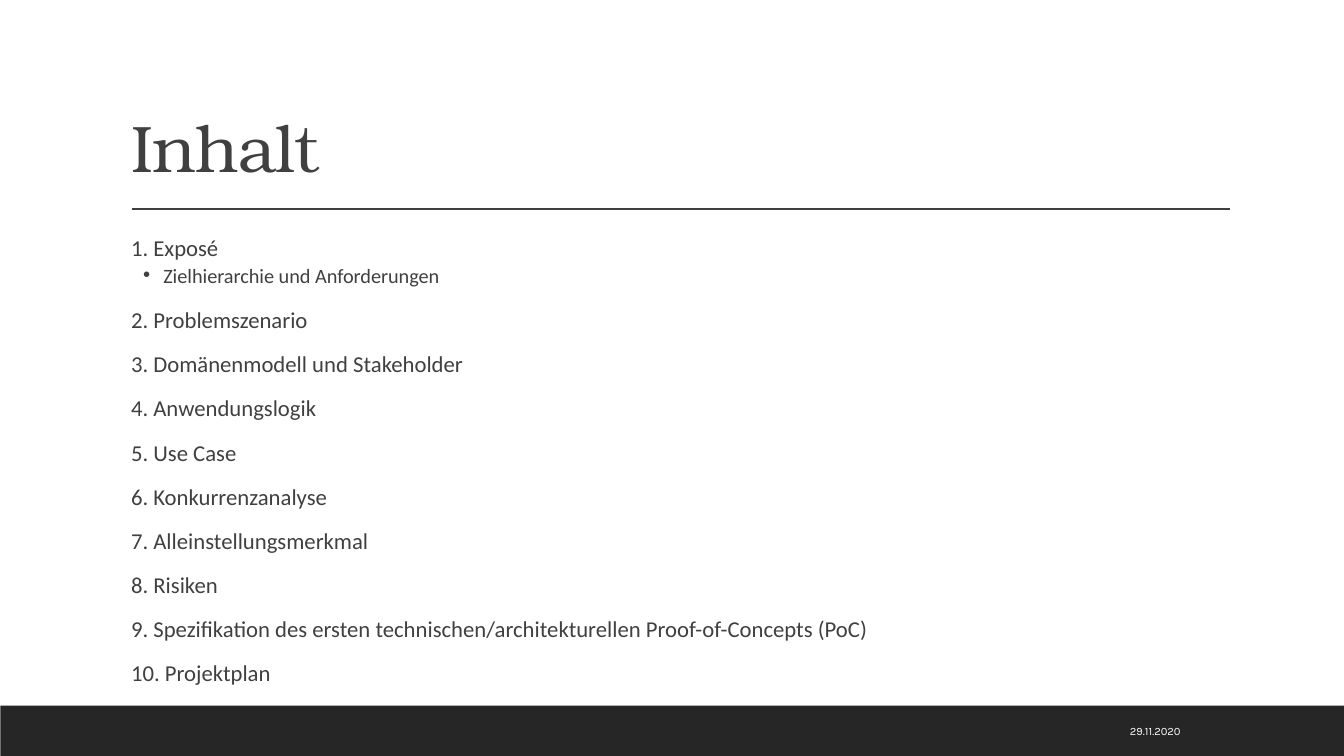
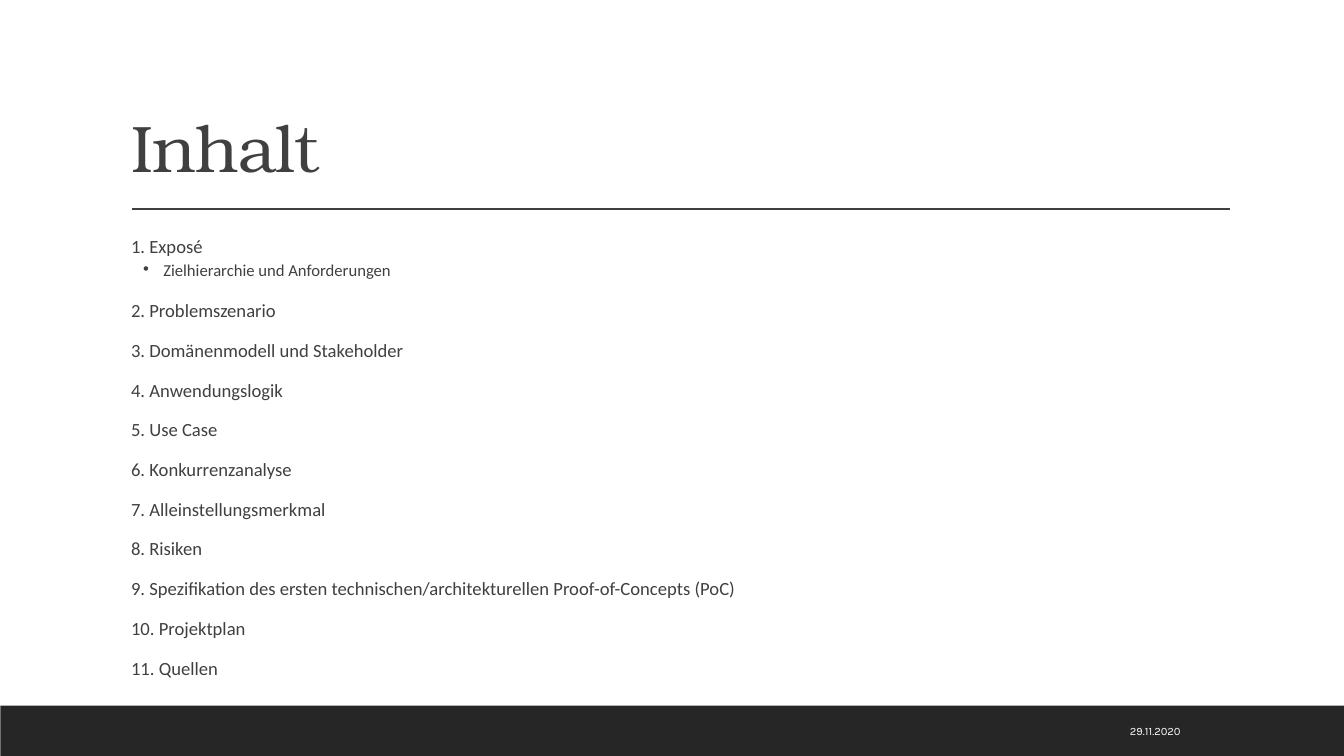
Before and after one commit to Kplacken/EPWS2020SerttasPlackenhohn, a slide deck: slide 3 of Audit 1/WS2020_SerttasPlackenhohn_Audit1.pptx. Drawn at 1344x756 pixels with LibreOffice and Linux fonts; fonts in the diff are those of the drawing. Boxes give left, top, right and bottom in pixels: in the first picture for what was removed or moved away, otherwise in the second. Text is boxed around its words. In the diff, an @@ line names an element or a change of style, - is before the commit and + after.

```diff
--- a/Audit 1/WS2020_SerttasPlackenhohn_Audit1.pptx
+++ b/Audit 1/WS2020_SerttasPlackenhohn_Audit1.pptx
@@ text at bbox=[131, 240, 735, 638]: size 16.1 to 13.3 pt in "1. Exposé", "2. Problemszenario", "3. Domänenmodell und Stakeholder", "4. Anwendungslogik" and 6 more places; size 14.4 to 11.9 pt in "Zielhierarchie und Anforderungen" @@
@@ text at bbox=[131, 662, 218, 678]: paragraph added @@
+  11. Quellen
```
Also in this commit, not shown: 1 slide added.
